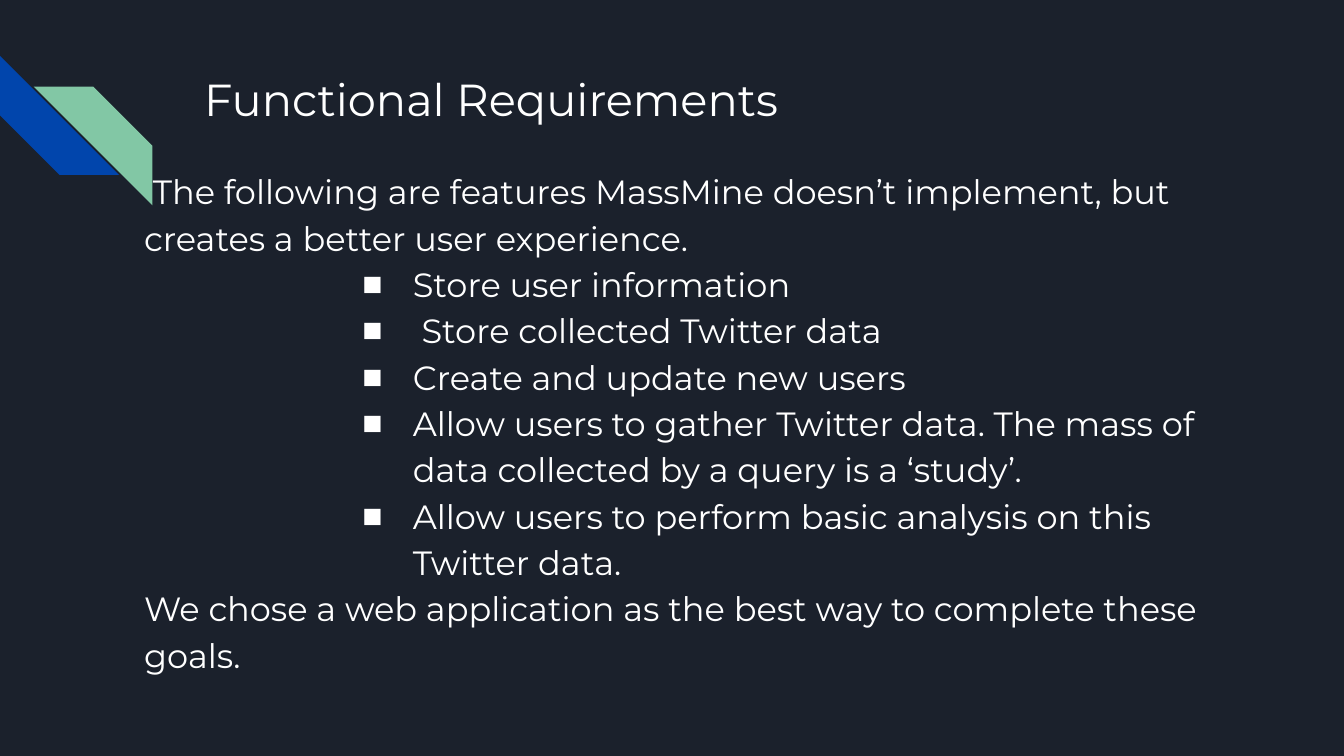
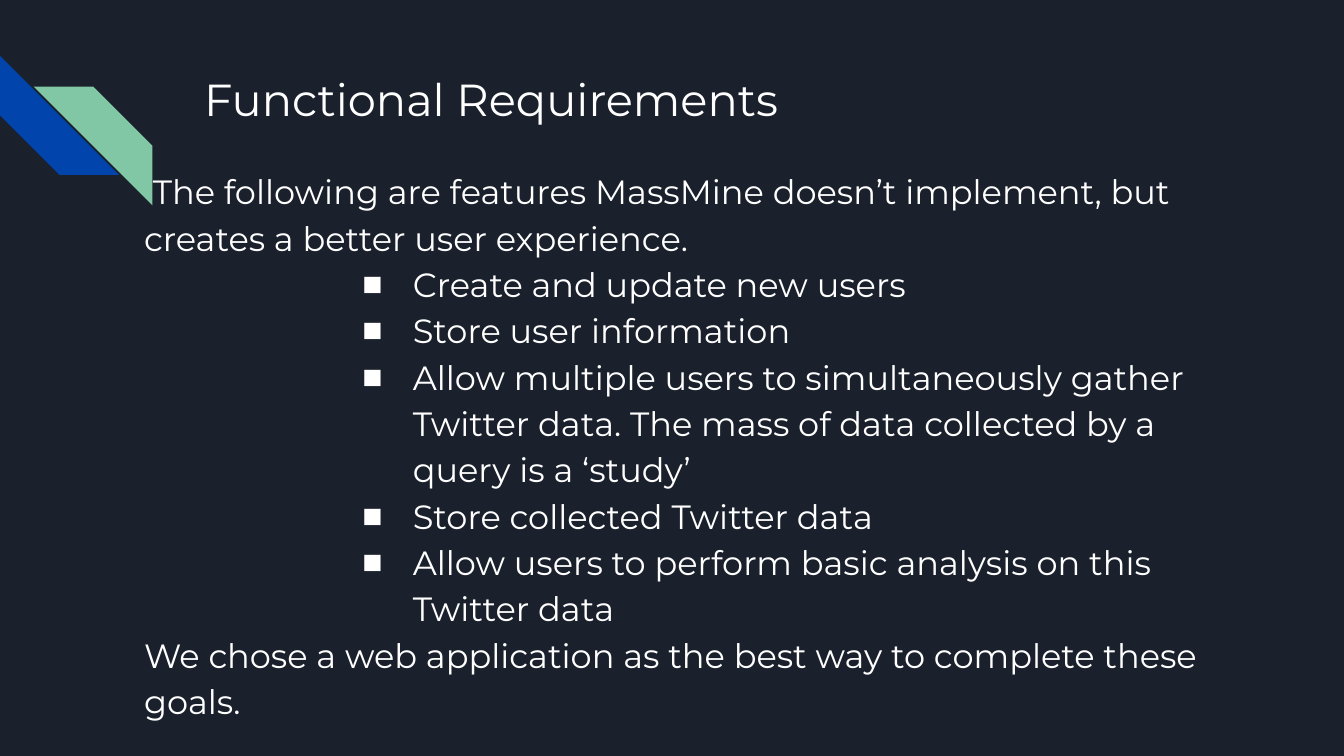
Before and after one commit to JoshCMoore/Massmine-for-the-Masses, a slide deck: slide 2 of documentation/slides/PresentationFeb7.pptx. Drawn at 1344x756 pixels with LibreOffice and Linux fonts; fonts in the diff are those of the drawing. Boxes give left, top, right and bottom in pixels: in the first picture for what was removed or moved away, otherwise in the second. Text is boxed around its words. In the diff, an @@ line names an element or a change of style, - is before the commit and + after.

Commit message:
Updated Feb 7 presentation

```diff
--- a/documentation/slides/PresentationFeb7.pptx
+++ b/documentation/slides/PresentationFeb7.pptx
@@ text at box(413, 272, 906, 304): paragraph added @@
+    ■ Create and update new users
@@ text at box(413, 365, 1184, 489): paragraph added @@
+    ■ Allow multiple users to simultaneously gather Twitter data. The mass of data collected by a query is a ‘study’
@@ text at box(413, 550, 1151, 621): text changed @@
-    ■ Create and update new users
-    ■ Allow users to gather Twitter data. The mass of data collected by a query is a ‘study’.
-    ■ Allow users to perform basic analysis on this Twitter data.
+    ■ Allow users to perform basic analysis on this Twitter data
```
Also in this commit, not shown: 1 other slide changed, 5 slides added, 2 slides removed.
